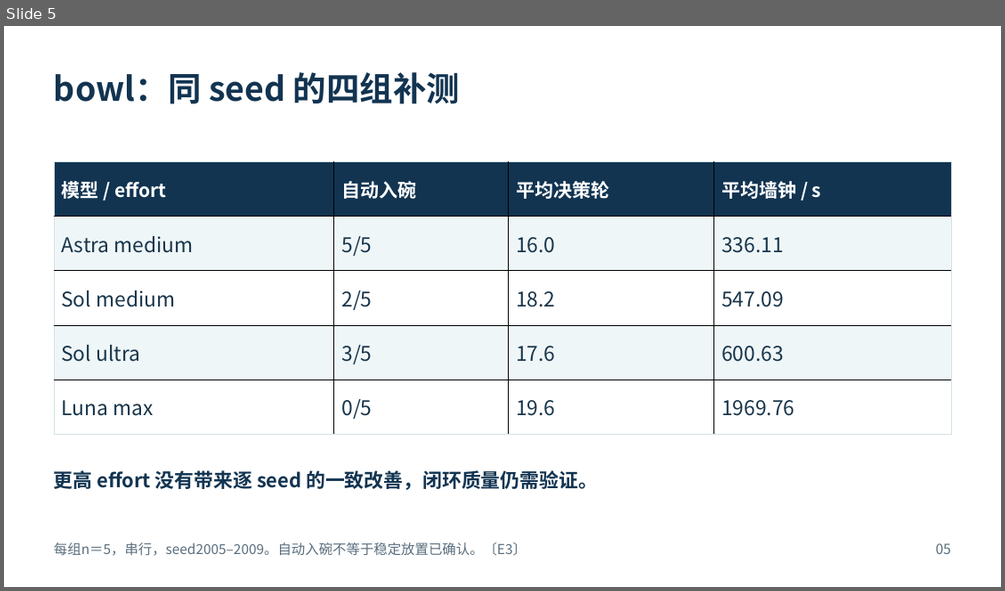
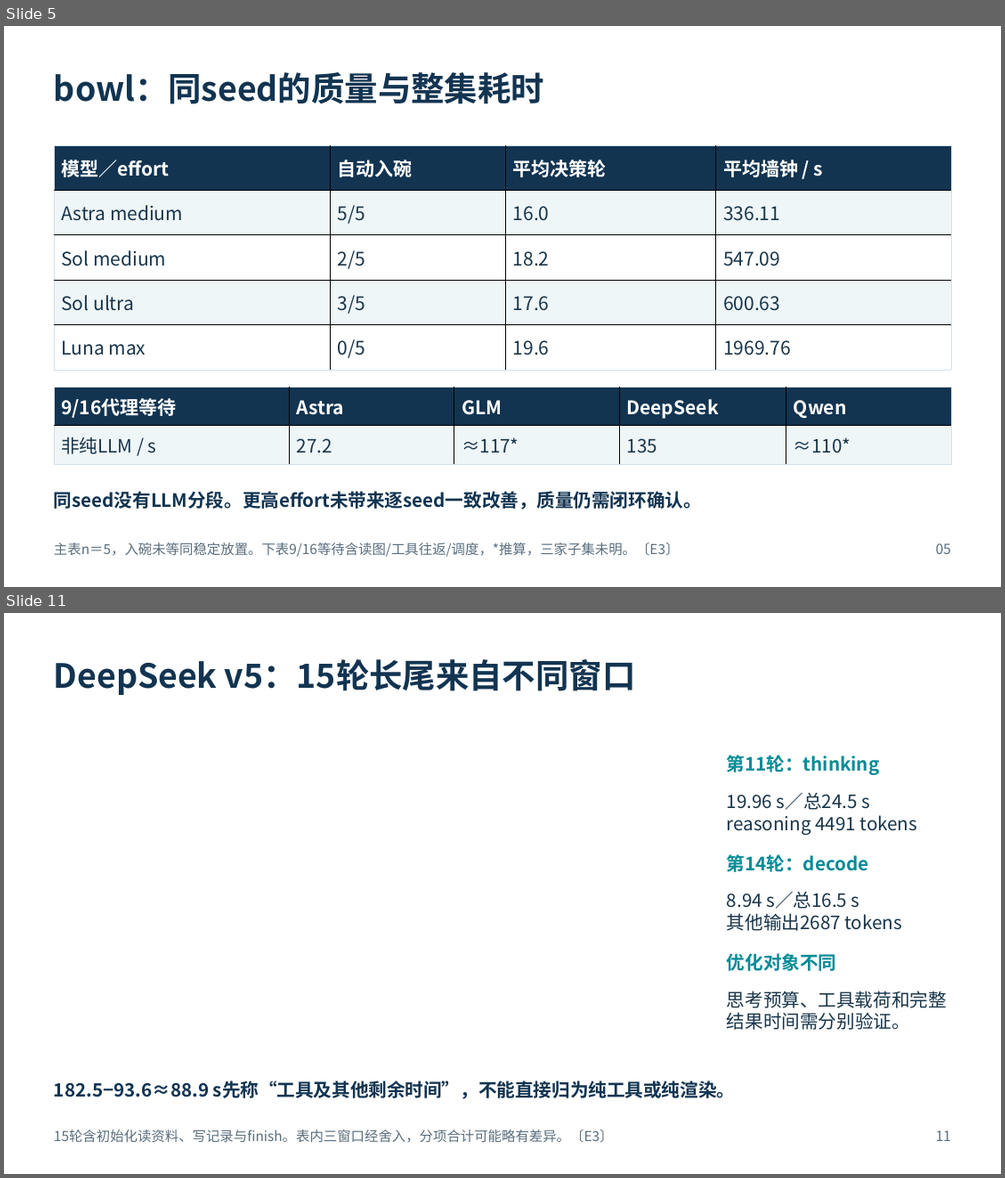
Before and after one commit to Xxc33128/embodied-ai, a slide deck: weeks/2026_1012-1018_RPent多模型性能分析/2026-10-14-综合性能评估/具身智能推理性能评估汇报.pptx. Shown one above the other, each under a label of ours: slide 5 before the commit, slides 5 and 11 after it; the slides between them are not shown. The pictures are 1005x591 and 1005x1178 pixels, drawn with LibreOffice and Linux fonts; fonts in the diff are those of the drawing. Boxes give left, top, right and bottom in pixels: in the first picture for what was removed or moved away, otherwise in the second. Text is boxed around its words. In the diff, an @@ line names an element or a change of style, - is before the commit and + after.

```diff
--- a/weeks/2026_1012-1018_RPent多模型性能分析/2026-10-14-综合性能评估/具身智能推理性能评估汇报.pptx
+++ b/weeks/2026_1012-1018_RPent多模型性能分析/2026-10-14-综合性能评估/具身智能推理性能评估汇报.pptx
@@ slide 11 added at (4, 613, 1001, 1174), background #FFFFFF @@
@@ text added at (54, 659, 636, 695), 32 pt, text #123451, bold @@
+DeepSeek v5：15轮长尾来自不同窗口
@@ text added at (727, 755, 879, 775), 17.6 pt, text #078B98, bold @@
+第11轮：thinking
@@ text added at (727, 792, 917, 835), 17.6 pt, text #18354A @@
+19.96 s／总24.5 s
+reasoning 4491 tokens
@@ text added at (727, 854, 869, 872), 17.6 pt, text #078B98, bold @@
+第14轮：decode
@@ text added at (727, 891, 902, 931), 17.6 pt, text #18354A @@
+8.94 s／总16.5 s
+其他输出2687 tokens
@@ text added at (727, 953, 837, 971), 17.6 pt, text #078B98, bold @@
+优化对象不同
@@ text added at (727, 990, 947, 1030), 17.6 pt, text #18354A @@
+思考预算、工具载荷和完整结果时间需分别验证。
@@ text added at (54, 1080, 735, 1099), 17.6 pt, text #123451, bold @@
+182.5−93.6≈88.9 s先称“工具及其他剩余时间”，不能直接归为纯工具或纯渲染。
@@ text added at (54, 1129, 614, 1143), 13.1 pt, text #5A6E7D @@
+15轮含初始化读资料、写记录与finish。表内三窗口经舍入，分项合计可能略有差异。〔E3〕
@@ text added at (936, 1130, 951, 1141), 13.5 pt, text #5A6E7D @@
+11
@@ slide 5 changed as well @@
@@ text at (54, 72, 544, 104): text changed @@
-bowl：同 seed 的四组补测
+bowl：同seed的质量与整集耗时
@@ table at (54, 145, 952, 370) @@
-row 1, column 1: 模型 / effort
+row 1, column 1: 模型／effort
@@ size 19.5 to 18 pt in "Astra medium", "5/5", "16.0", "336.11" and 12 more places @@
@@ table: place and size @@
-table at (54, 161, 952, 435)
+table at (54, 145, 952, 370)
@@ table added at (54, 386, 952, 464), 2 rows, 5 columns @@
+9/16代理等待 | Astra | GLM | DeepSeek | Qwen
+非纯LLM / s | 27.2 | ≈117* | 135 | ≈110*
@@ text at (54, 491, 702, 509): text changed; size 18.8 to 17.6 pt @@
-更高 effort 没有带来逐 seed 的一致改善，闭环质量仍需验证。
+同seed没有LLM分段。更高effort未带来逐seed一致改善，质量仍需闭环确认。
@@ text at (54, 542, 680, 556): text changed @@
-每组n＝5，串行，seed2005–2009。自动入碗不等于稳定放置已确认。〔E3〕
+主表n＝5，入碗未等同稳定放置。下表9/16等待含读图/工具往返/调度，*推算，三家子集未明。〔E3〕
```
Also in this commit, not shown: 5 other slides changed, 12 other slides added, 14 slides removed, 4 other files.
